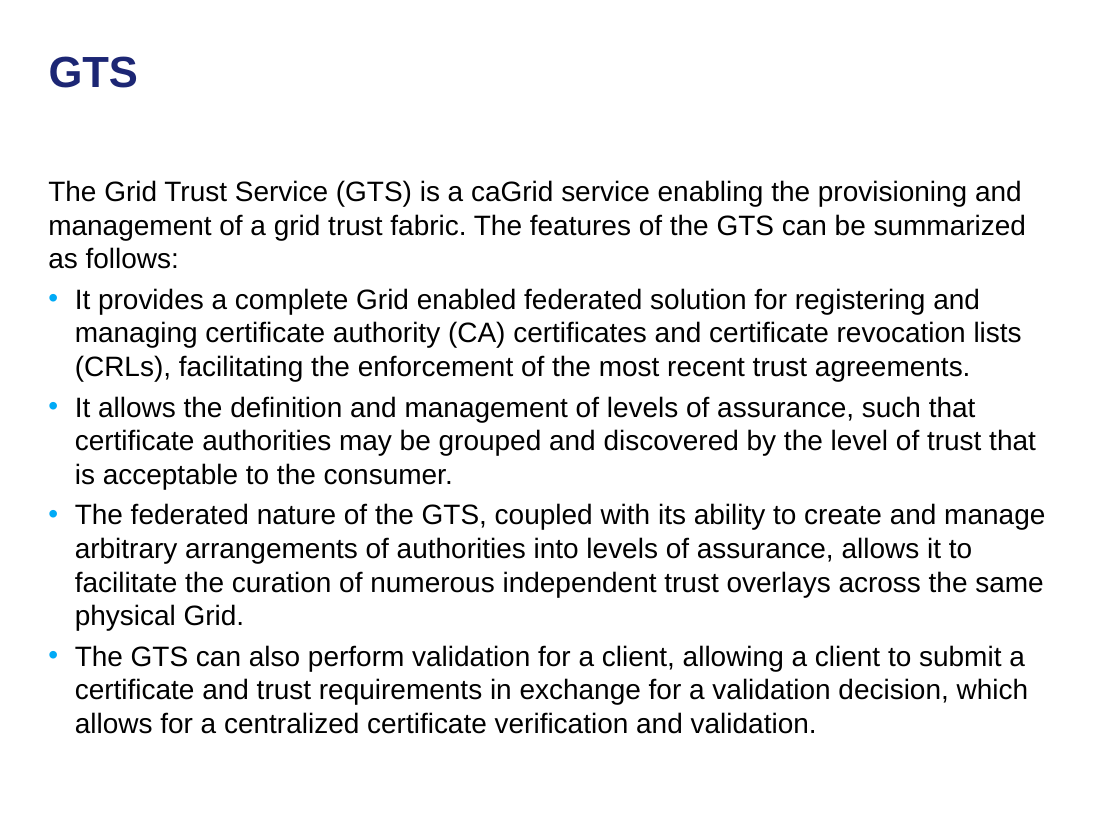
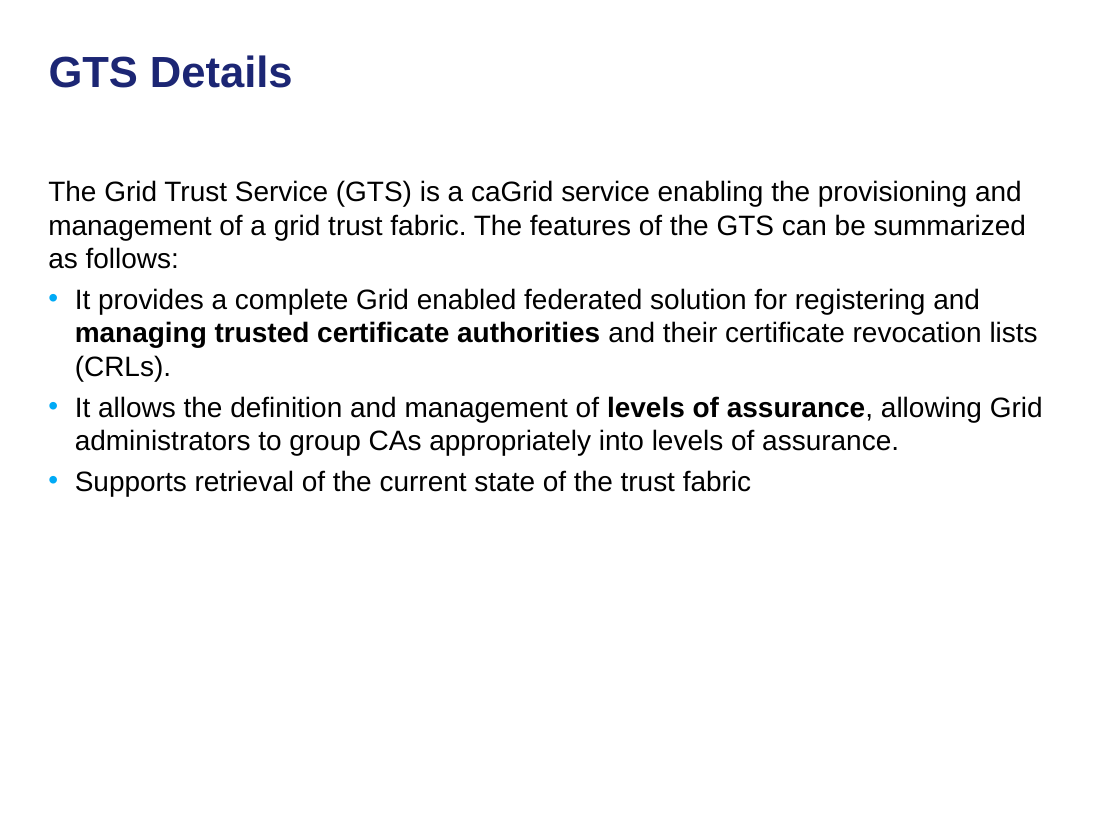
Before and after one commit to NCIP/cagrid-docs, a slide deck: slide 9 of general/meetings/UGM/2010-05-20_caGrid-Trust-Fabric.ppt (slide 5 before the commit). Drawn at 1120x840 pixels with LibreOffice and Linux fonts; fonts in the diff are those of the drawing; background and template pictures are left out. Boxes give left, top, right and bottom in pixels: in the first picture for what was removed or moved away, otherwise in the second. Text is boxed around its words. In the diff, an @@ line names an element or a change of style, - is before the commit and + after.

```diff
--- a/general/meetings/UGM/2010-05-20_caGrid-Trust-Fabric.ppt
+++ b/general/meetings/UGM/2010-05-20_caGrid-Trust-Fabric.ppt
@@ title at box(49, 55, 293, 88): text changed @@
-GTS
+GTS Details
@@ text at box(75, 288, 1043, 496): text changed @@
-• It provides a complete Grid enabled federated solution for registering and managing certificate authority (CA) certificates and certificate revocation lists (CRLs), facilitating the enforcement of the most recent trust agreements.
-• It allows the definition and management of levels of assurance, such that certificate authorities may be grouped and discovered by the level of trust that is acceptable to the consumer.
-• The federated nature of the GTS, coupled with its ability to create and manage arbitrary arrangements of authorities into levels of assurance, allows it to facilitate the curation of numerous independent trust overlays across the same physical Grid.
-• The GTS can also perform validation for a client, allowing a client to submit a certificate and trust requirements in exchange for a validation decision, which allows for a centralized certificate verification and validation.
+• It provides a complete Grid enabled federated solution for registering and managing trusted certificate authorities and their certificate revocation lists (CRLs).
+• It allows the definition and management of levels of assurance, allowing Grid administrators to group CAs appropriately into levels of assurance.
+• Supports retrieval of the current state of the trust fabric
```
Also in this commit, not shown: 11 other slides changed, 9 slides added, 1 slide removed.
